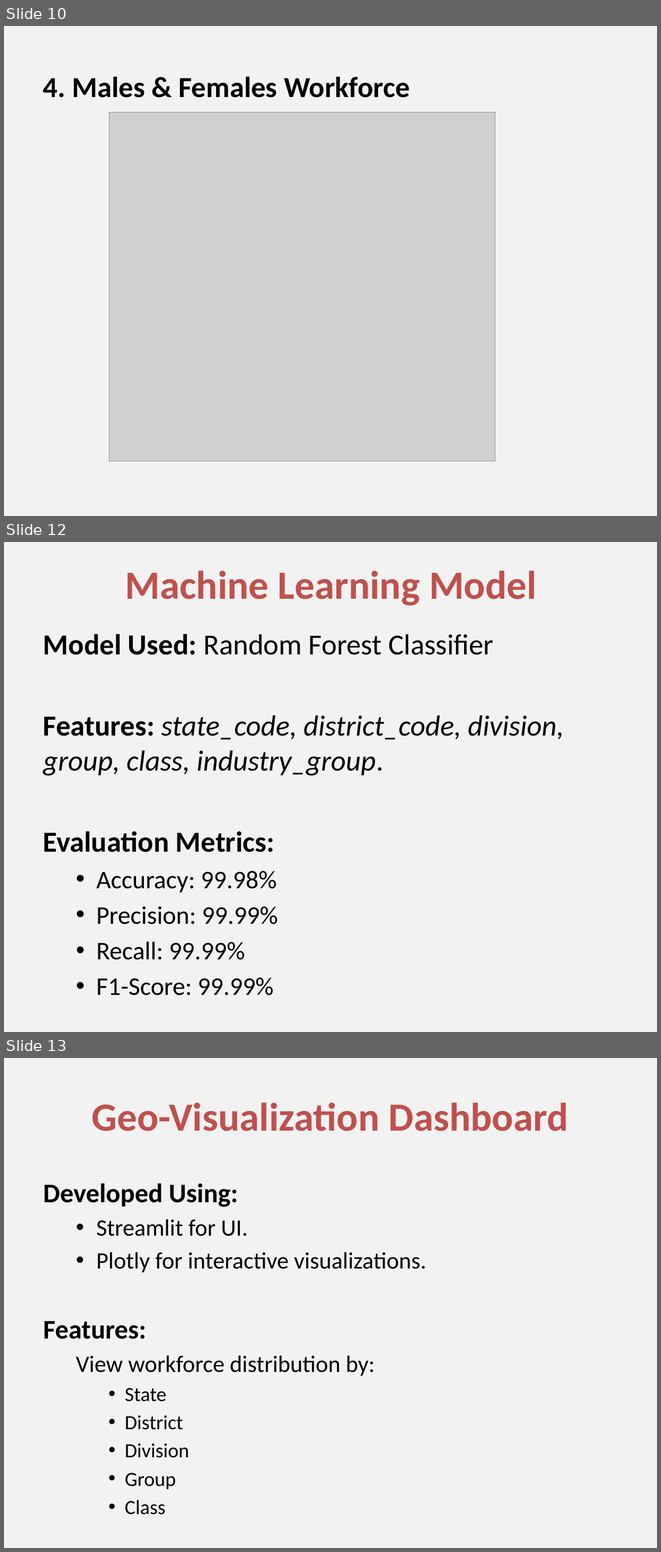
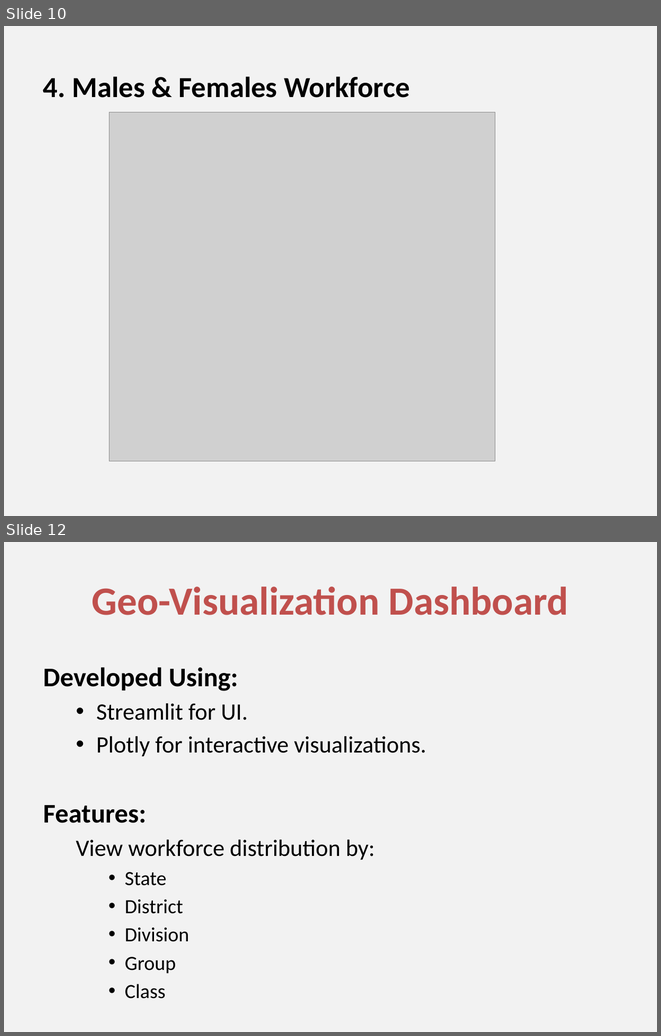
Before and after one commit to Thejasrajsathyamoorthy/Industrial-Human-Resources, a slide deck: I_HR Presentation.pptx. Shown one above the other, each under a label of ours: slides 10, 12 and 13 before the commit, slides 10 and 12 after it; the slides between them are not shown. The pictures are 661x1552 and 661x1036 pixels, drawn with LibreOffice and Linux fonts; fonts in the diff are those of the drawing; grey boxes stand for pictures. Boxes give left, top, right and bottom in pixels: in the first picture for what was removed or moved away, otherwise in the second. Text is boxed around its words. In the diff, an @@ line names an element or a change of style, - is before the commit and + after.

```diff
--- a/I_HR Presentation.pptx
+++ b/I_HR Presentation.pptx
@@ slide 12 removed at [4, 542, 657, 1032], background #D9D9D9 at 32% opacity @@
@@ title removed at [125, 571, 537, 606] @@
-Machine Learning Model
@@ text removed at [43, 634, 564, 995] @@
-Model Used: Random Forest Classifier
-Features: state_code, district_code, division, group, class, industry_group.
-Evaluation Metrics:
-  • Accuracy: 99.98%
-  • Precision: 99.99%
-  • Recall: 99.99%
-  • F1-Score: 99.99%
@@ what was slide 13 is now slide 12 @@
```
Also in this commit, not shown: 8 slides changed, 2 slides added.
